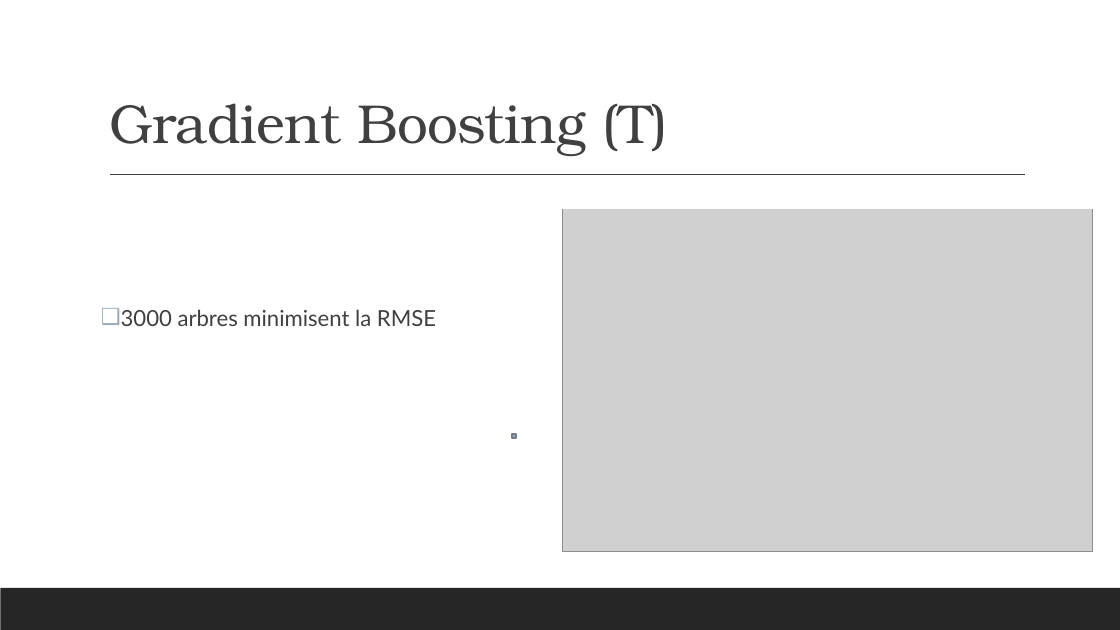
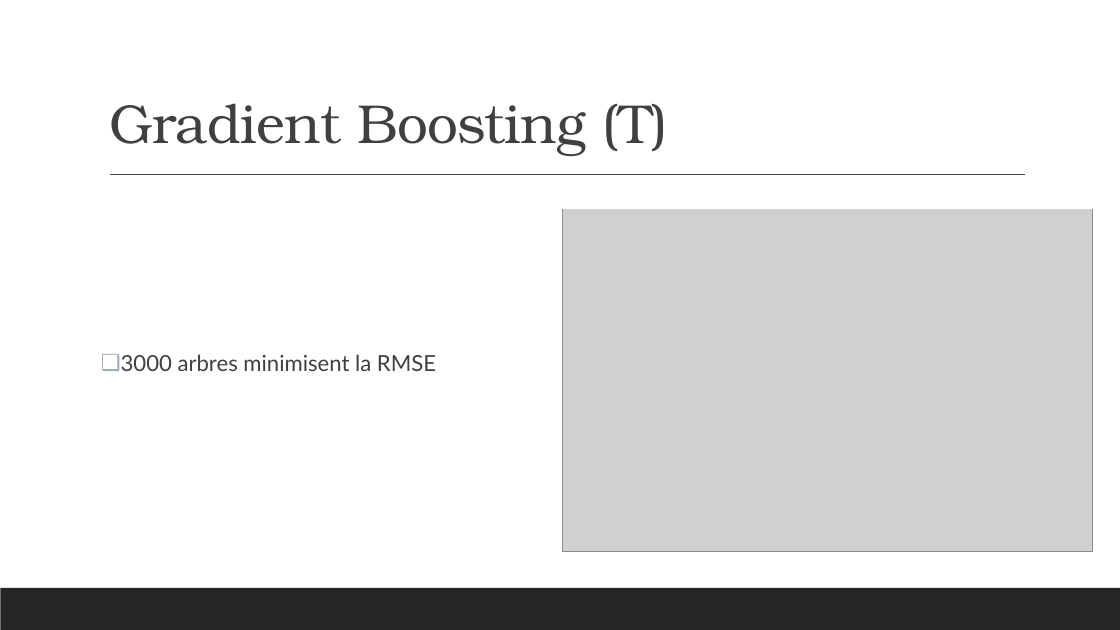
Before and after one commit to Dan-UL/PasDePlaziat, a slide deck: slide 22 of Final/Presentation_Equipe9.pptx. Drawn at 1120x630 pixels with LibreOffice and Linux fonts; fonts in the diff are those of the drawing; grey boxes stand for pictures. Boxes give left, top, right and bottom in pixels: in the first picture for what was removed or moved away, otherwise in the second. Text is boxed around its words. In the diff, an @@ line names an element or a change of style, - is before the commit and + after.

```diff
--- a/Final/Presentation_Equipe9.pptx
+++ b/Final/Presentation_Equipe9.pptx
@@ text "3000 arbres minimisent la RMSE": place and size @@
-text "3000 arbres minimisent la RMSE" at bbox=[121, 309, 436, 326]
+text "3000 arbres minimisent la RMSE" at bbox=[121, 354, 436, 371]
@@ rectangle removed at bbox=[512, 434, 516, 439] @@
```
Also in this commit, not shown: 7 other slides changed, 5 slides added, 1 slide removed.
